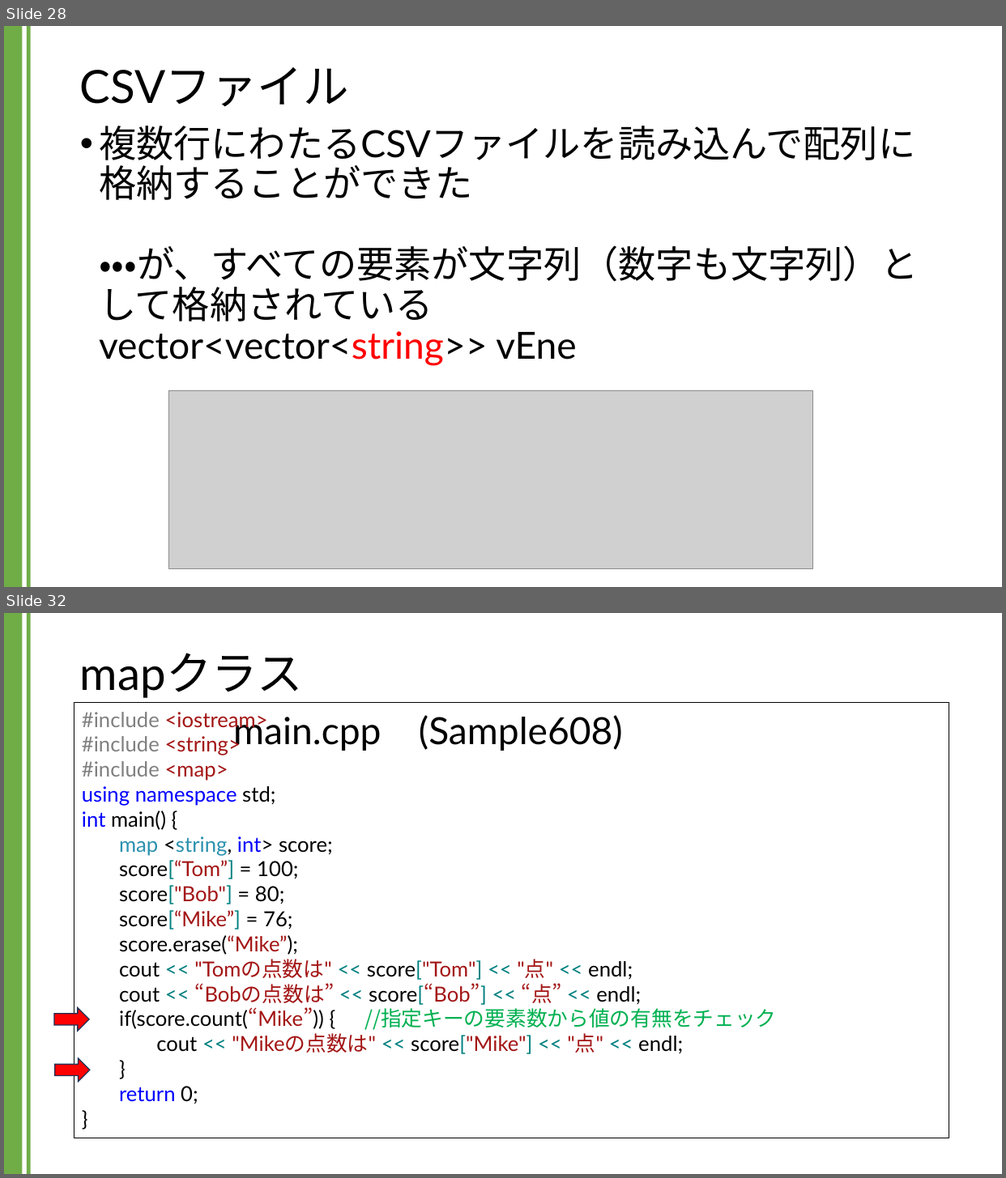
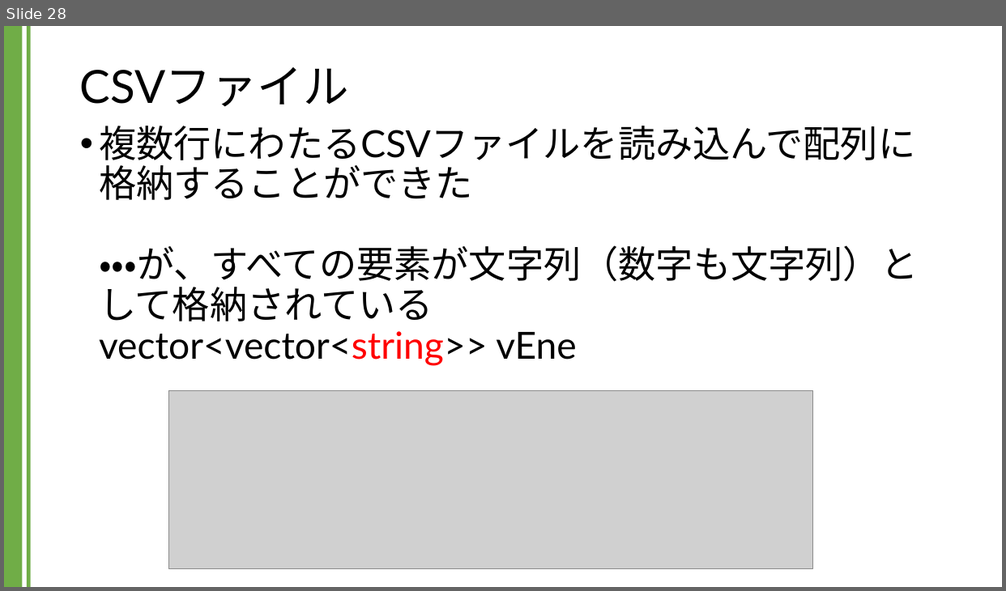
Before and after one commit to kic-murata/cpp2024, a slide deck: 授業資料/講義資料：CSVファイル.pptx. Shown one above the other, each under a label of ours: slides 28 and 32 before the commit, slide 28 after it; the slides between them are not shown. The pictures are 1006x1178 and 1006x591 pixels, drawn with LibreOffice and Linux fonts; fonts in the diff are those of the drawing; grey boxes stand for pictures. Boxes give left, top, right and bottom in pixels: in the first picture for what was removed or moved away, otherwise in the second. Text is boxed around its words. In the diff, an @@ line names an element or a change of style, - is before the commit and + after.

```diff
--- a/授業資料/講義資料：CSVファイル.pptx
+++ b/授業資料/講義資料：CSVファイル.pptx
@@ slide 32 removed at (4, 613, 1002, 1174), background #FFFFFF; not listed: 2 template elements that a slide beside it also shows @@
@@ title removed at (80, 653, 303, 698) @@
-mapクラス
@@ rectangle removed at (74, 703, 949, 1139) @@
-#include <iostream>
-#include <string>
-#include <map>
-using namespace std;
-int main() {
-map <string, int> score;
-score[“Tom”] = 100;
-score["Bob"] = 80;
-score[“Mike”] = 76;
-score.erase(“Mike”);
-cout << "Tomの点数は" << score["Tom"] << "点" << endl;
-cout << “Bobの点数は” << score[“Bob”] << “点” << endl;
-if(score.count(“Mike”)) { //指定キーの要素数から値の有無をチェック
-cout << "Mikeの点数は" << score["Mike"] << "点" << endl;
-}
-return 0;
-}
@@ text removed at (233, 715, 623, 751) @@
-main.cpp (Sample608)
@@ right arrow removed at (54, 1008, 89, 1032) @@
@@ right arrow removed at (55, 1059, 90, 1082) @@
```
Also in this commit, not shown: 14 slides changed, 6 slides added, 10 other slides removed.
